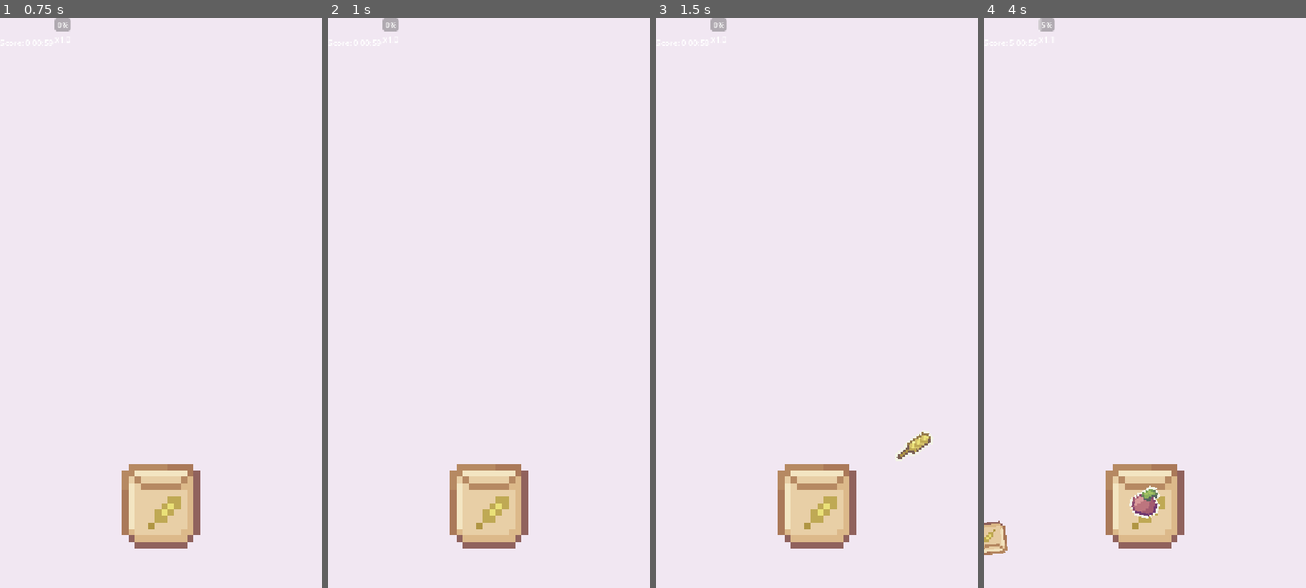
Above: before the commit, frames 1-4 (left to right).
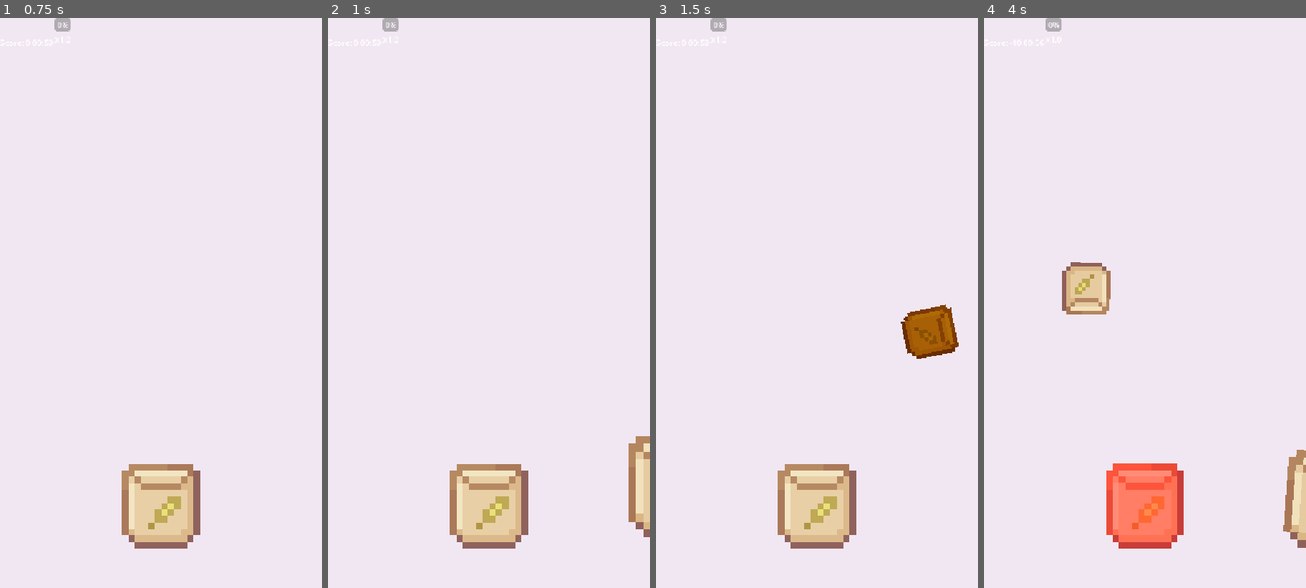
Above: after the commit, the same moments.

Repository: 6099sin/pro-c
Game: Godot game, scene res://scenes/core/Main.tscn
Same seed, same stepped clock (60 frames per second), same inputs: the game is played once before the commit and once after it.
Inputs (mouse positions are in pixels of both pictures, inside the frame that each line leads up to):
- Up to frame 1 (0.75 s): tap Enter at 0.5 s; move the mouse to (231, 274) at 0.52 s; click (231, 274) at 0.67 s
- Up to frame 2 (1 s): no input
- Up to frame 3 (1.5 s): drag from (961, 417) to (817, 502) at 1.27 s
- Up to frame 4 (4 s): move the mouse to (1177, 177) at 2.02 s; click (1177, 177) at 2.17 s; drag from (1128, 417) to (1048, 217) at 2.77 s; drag from (1025, 360) to (1145, 502) at 3.52 s

Frame 1 is identical in both runs. In frame 2, 1.1% of the frame differs, in the area x 93-100%, y 73-92%; in frame 3, 1.5%; in frame 4, 6.2%, in the area x 0-100%, y 0-95%.

Commit message:
feat: add Item scene, Spawner script, and Main scene

Diff:
--- a/scenes/core/Main.tscn
+++ b/scenes/core/Main.tscn
@@ -25,5 +25,8 @@
 scale = Vector2(13.14, 13.14)
 
 [node name="Spawner" parent="." instance=ExtResource("2_5pwbx")]
+fruit_ratio = 0.346
+min_scale = 1.4
+max_scale = 2.0
 
 [node name="HUD" parent="." instance=ExtResource("3_kitw3")]
--- a/scenes/objects/Item.tscn
+++ b/scenes/objects/Item.tscn
@@ -10,10 +10,10 @@
 region = Rect2(80, 16, 16, 16)
 
 [sub_resource type="CircleShape2D" id="CircleShape2D_n5qg5"]
-radius = 40.1995
+radius = 60.00833
 
 [sub_resource type="CircleShape2D" id="CircleShape2D_8h4xb"]
-radius = 72.00694
+radius = 96.04687
 
 [node name="Item" type="RigidBody2D"]
 collision_layer = 2
@@ -22,7 +22,7 @@
 script = ExtResource("1_item")
 
 [node name="Sprite2D" type="Sprite2D" parent="."]
-scale = Vector2(5, 5)
+scale = Vector2(8, 8)
 texture = SubResource("AtlasTexture_q5p3m")
 
 [node name="CollisionShape2D" type="CollisionShape2D" parent="."]
--- a/scripts/objects/Spawner.gd
+++ b/scripts/objects/Spawner.gd
@@ -1,8 +1,16 @@
 extends Node2D
 
 @export var item_scene: PackedScene
+@export var pool_size: int = 30
+
+@export_group("Spawn Settings")
+@export_range(0.0, 1.0) var fruit_ratio: float = 0.8
+@export_range(0.0, 1.0) var spawn_y_min_ratio: float = 0.6
+@export_range(0.0, 1.0) var spawn_y_max_ratio: float = 0.85
+@export var min_scale: float = 1.0
+@export var max_scale: float = 1.0
+
 var pool: Array[Item] = []
-var pool_size: int = 30
 
 @onready var spawn_timer: Timer = $SpawnTimer
 
@@ -49,14 +57,14 @@
 
 	# Randomize Side
 	var start_x = -50 if randf() < 0.5 else screen_w + 50
-	var start_y = randf_range(screen_h * 0.6, screen_h * 0.85)
+	var start_y = randf_range(screen_h * spawn_y_min_ratio, screen_h * spawn_y_max_ratio)
 
 	var all_items = Utils.ITEM_DATA.keys()
 	var picked_id = all_items.pick_random()
 
 	# Weighted spawn logic if needed (e.g. less bombs), but for now random is fine
 	# Or implement simple weight: Try to get a fruit 80% of time
-	if randf() < 0.8:
+	if randf() < fruit_ratio:
 		# Force restart if we got a trap, to bias towards fruit (Primitive weighting)
 		while Utils.ITEM_DATA[picked_id].type == Utils.ItemType.TRAP:
 			picked_id = all_items.pick_random()
@@ -67,6 +75,10 @@
 
 	item.activate(Vector2(start_x, start_y), picked_id)
 
+	# Random Scale
+	var rnd_scale = randf_range(min_scale, max_scale)
+	item.scale = Vector2(rnd_scale, rnd_scale)
+
 	# Calculate Velocity (Arc toward centerish)
 	var force_x = randf_range(200, 400)
 	if start_x > 0: force_x *= -1 # throw left if spawned right
Not shown, added: export_presets.cfg
